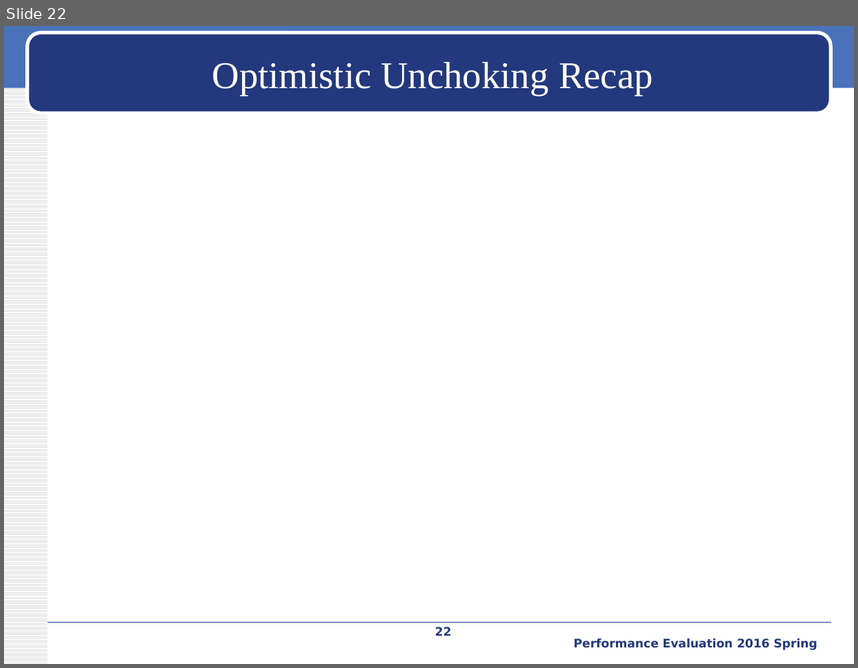
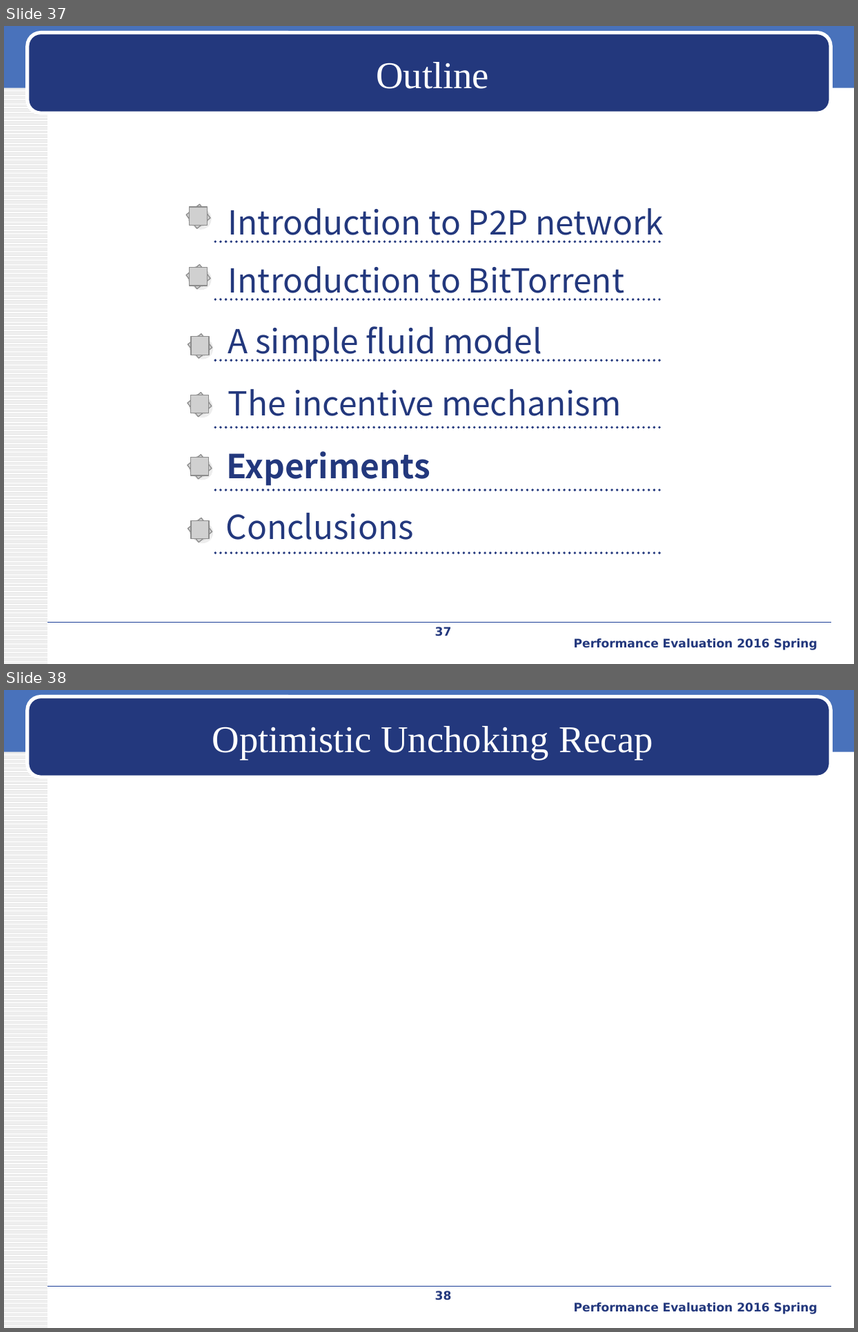
Before and after one commit to iamyuanchung/PE_104_2, a slide deck: final/BT-like-peer2peer.pptx. Shown one above the other, each under a label of ours: slide 22 before the commit, slides 37 and 38 after it. The pictures are 858x668 and 858x1332 pixels, drawn with LibreOffice and Linux fonts; fonts in the diff are those of the drawing; grey boxes stand for pictures; background and template pictures are left out. Boxes give left, top, right and bottom in pixels: in the first picture for what was removed or moved away, otherwise in the second. Text is boxed around its words. In the diff, an @@ line names an element or a change of style, - is before the commit and + after.

```diff
--- a/final/BT-like-peer2peer.pptx
+++ b/final/BT-like-peer2peer.pptx
@@ slide 37 added at (4, 26, 854, 664), background #FFFFFF; not listed: 4 template elements that a slide beside it also shows @@
@@ title added at (376, 62, 489, 89), 32 pt, text #FFFFFF @@
+Outline
@@ group added at (186, 204, 211, 228): 2 ellipses, 2 pictures @@
@@ text added at (228, 208, 664, 243), 28 pt, text #23387D @@
+Introduction to P2P network
@@ line added from (216, 241) to (662, 241), #23387D 2.25 pt dashed @@
@@ group added at (186, 264, 211, 289): 2 ellipses, 2 pictures @@
@@ text added at (228, 266, 624, 301), 28 pt, text #23387D @@
+Introduction to BitTorrent
@@ line added from (216, 299) to (662, 299), #23387D 2.25 pt dashed @@
@@ text added at (228, 326, 542, 361), 28 pt, text #23387D @@
+A simple fluid model
@@ group added at (188, 334, 212, 359): 2 ellipses, 2 pictures @@
@@ line added from (216, 360) to (662, 360), #23387D 2.25 pt dashed @@
@@ group added at (188, 392, 212, 417): 2 ellipses, 2 pictures @@
@@ text added at (228, 389, 621, 416), 28 pt, text #23387D @@
+The incentive mechanism
@@ line added from (216, 428) to (662, 428), #23387D 2.25 pt dashed @@
@@ group added at (188, 454, 212, 479): 2 ellipses, 2 pictures @@
@@ text added at (226, 451, 430, 486), 28 pt, text #23387D, bold @@
+Experiments
@@ line added from (216, 489) to (662, 489), #23387D 2.25 pt dashed @@
@@ group added at (188, 517, 212, 542): 2 ellipses, 2 pictures @@
@@ text added at (226, 512, 414, 539), 28 pt, text #23387D @@
+Conclusions
@@ line added from (216, 552) to (662, 552), #23387D 2.25 pt dashed @@
@@ page number added at (435, 626, 452, 636), 10 pt, text #23387D, bold @@
+37
@@ text added at (574, 638, 818, 650), 10 pt, text #23387D, bold @@
+Performance Evaluation 2016 Spring
@@ what was slide 22 is now slide 38 @@
@@ page number at (435, 1290, 452, 1300): text changed @@
-22
+38
```
Also in this commit, not shown: 5 slides changed, 15 other slides added.
